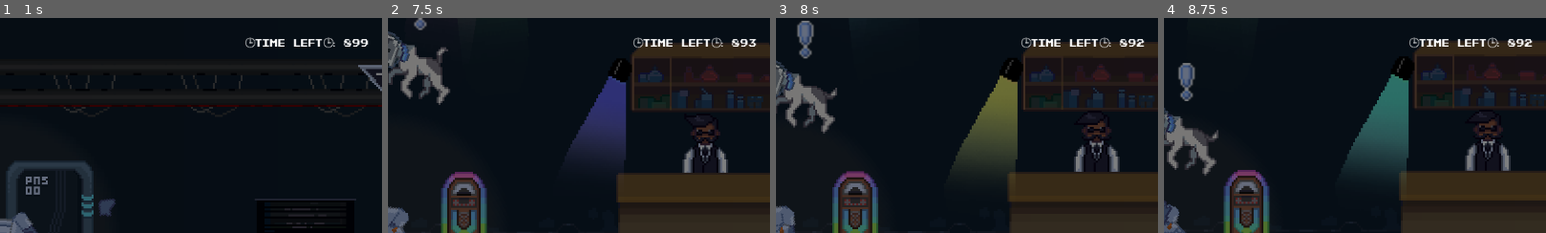
Above: before the commit, frames 1-4 (left to right).
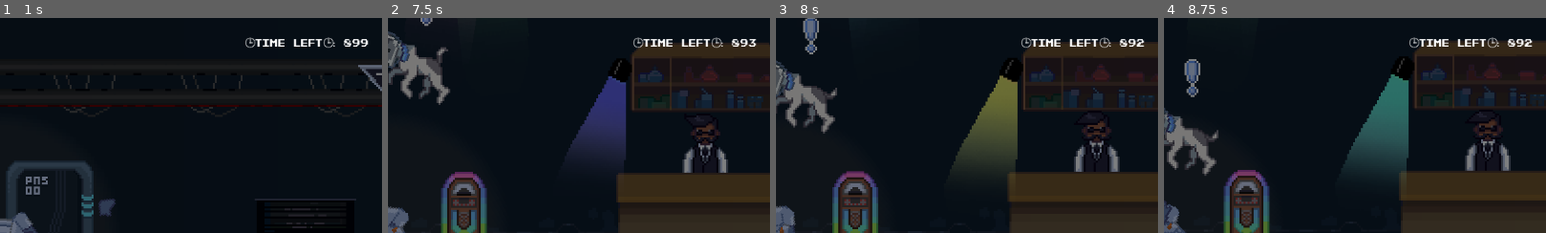
Above: after the commit, the same moments.

Repository: PiotrusWatson/last_party
Game: Godot game, scene res://worlds/piotrus_scene.tscn
Two runs of this game, one before a commit and one after it. Both use one fixed random seed, a clock stepped at 60 frames per second and the inputs below. This scene is started directly instead of the project's main scene.
Inputs (mouse positions are % of the whole screen's width and height, from its top left):
- Up to frame 1 (1 s): move the mouse to (72, 45) at 0.52 s; right-click (72, 45) at 0.6 s
- Up to frame 2 (7.5 s): move the mouse to (30, 55) at 1.27 s; click (30, 55) at 1.35 s; move the mouse to (60, 28) at 2.02 s; tap E (Interact) at 2.1, 4.35, 6.6 s; move the mouse to (45, 70) at 2.77 s; right-click (45, 70) at 2.85 s; move the mouse to (80, 65) at 3.52 s; press the mouse at (80, 65) at 3.53 s; move the mouse to (20, 35) at 4.27 s; release the mouse at (20, 35) at 4.28 s; move the mouse to (55, 50) at 5.02 s; right-click (55, 50) at 5.1 s; move the mouse to (35, 25) at 5.77 s; click (35, 25) at 5.85 s; move the mouse to (72, 45) at 6.52 s; move the mouse to (30, 55) at 7.27 s; right-click (30, 55) at 7.35 s
- Up to frame 3 (8 s): no input
- Up to frame 4 (8.75 s): move the mouse to (60, 28) at 8.02 s; press the mouse at (60, 28) at 8.03 s
The pictures show only the part of the screen within x 50-100%, y 0-50%; the shares and areas given below are measured in that part.

Frame 1 is identical in both runs. In frame 2, 0.2% of the frame differs, in the area x 6-12%, y 0-6%; in frame 3, 0.7%; in frame 4, 0.8%, in the area x 3-10%, y 19-39%.

Commit message:
small changes

Diff:
--- a/prefabs/partygoer/partygoer_SamLake.tscn
+++ b/prefabs/partygoer/partygoer_SamLake.tscn
@@ -21,3 +21,7 @@
 texture_filter = 1
 position = Vector2(0, 0)
 offset = Vector2(-4.295, 10.14)
+
+[node name="Exclamation" parent="." index="9"]
+texture_filter = 1
+position = Vector2(-9, -40)
--- a/prefabs/partygoer/partygoer_SannaMarin.tscn
+++ b/prefabs/partygoer/partygoer_SannaMarin.tscn
@@ -61,3 +61,7 @@
 texture_filter = 1
 position = Vector2(1, 11)
 texture = ExtResource("3_hjm4h")
+
+[node name="Exclamation" parent="." index="9"]
+texture_filter = 1
+position = Vector2(-7, -38)
--- a/prefabs/partygoer/partygoer_dog.tscn
+++ b/prefabs/partygoer/partygoer_dog.tscn
@@ -25,3 +25,7 @@
 position = Vector2(0, 0)
 texture = ExtResource("3_ewddk")
 offset = Vector2(-0.87, -9.92)
+
+[node name="Exclamation" parent="." index="9"]
+texture_filter = 1
+position = Vector2(3, -31)
--- a/prefabs/partygoer/partygoer_peruna.tscn
+++ b/prefabs/partygoer/partygoer_peruna.tscn
@@ -60,3 +60,7 @@
 texture_filter = 1
 position = Vector2(0, 0)
 texture = ExtResource("3_1juu6")
+
+[node name="Exclamation" parent="." index="9"]
+texture_filter = 1
+position = Vector2(1, -37)
--- a/worlds/piotrus_scene.tscn
+++ b/worlds/piotrus_scene.tscn
@@ -30,6 +30,7 @@
 [ext_resource type="Texture2D" uid="uid://djc2aw643xdg0" path="res://sprites/Background/table.png" id="20_ugyn7"]
 [ext_resource type="PackedScene" uid="uid://dx2implnlqytc" path="res://prefabs/props/point_1.tscn" id="22_1mibo"]
 [ext_resource type="AudioStream" uid="uid://q5vgjiybmydh" path="res://Audio/sussy ambience.mp3" id="23_acidh"]
+[ext_resource type="Texture2D" uid="uid://cp8brco5vm418" path="res://sprites/Background/discohandle.png" id="23_fljaa"]
 
 [sub_resource type="TileSetAtlasSource" id="TileSetAtlasSource_i02l5"]
 texture = ExtResource("5_xc60l")
@@ -351,6 +352,8 @@
 [sub_resource type="RectangleShape2D" id="RectangleShape2D_61lya"]
 size = Vector2(15, 13)
 
+[sub_resource type="CircleShape2D" id="CircleShape2D_dvtgs"]
+
 [sub_resource type="Gradient" id="Gradient_n4dxn"]
 
 [sub_resource type="GradientTexture2D" id="GradientTexture2D_pmavj"]
@@ -387,10 +390,11 @@
 [node name="TileMapLayer_Floor" type="TileMapLayer" parent="."]
 z_index = -1
 texture_filter = 1
-tile_map_data = PackedByteArray("AAD7/wEAAAACAAEAAAD7/wIAAAA …(1547 unchanged characters)… r/AAACAAEAAAAAAPr/AAACAAEAAAABAPr/AAACAAEAAAACAPr/AAACAAIAAAADAPr/AAACAAIAAAAEAPr …(23727 unchanged characters)…
+tile_map_data = PackedByteArray("AAD7/wEAAAACAAEAAAD7/wIAAAA …(1547 unchanged characters)… r/AAACAAEAAAAAAPr/AAACAAEAAAABAPr/AAACAAIAAAACAPr/AAACAAIAAAADAPr/AAACAAIAAAAEAPr …(23727 unchanged characters)…
 tile_set = SubResource("TileSet_b871j")
 
 [node name="WorldColliders" type="StaticBody2D" parent="."]
+visible = false
 
 [node name="CollisionShape2D" type="CollisionShape2D" parent="WorldColliders"]
 position = Vector2(155, 121)
@@ -824,6 +828,19 @@
 position = Vector2(0.5, 0.5)
 shape = SubResource("RectangleShape2D_61lya")
 
+[node name="Discoball" type="Sprite2D" parent="Flavour"]
+light_mask = 0
+texture_filter = 1
+position = Vector2(691, -238)
+texture = ExtResource("23_fljaa")
+
+[node name="StaticBody2D" type="StaticBody2D" parent="Flavour/Discoball"]
+position = Vector2(-1, 7)
+
+[node name="CollisionShape2D" type="CollisionShape2D" parent="Flavour/Discoball/StaticBody2D"]
+position = Vector2(1, 2)
+shape = SubResource("CircleShape2D_dvtgs")
+
 [node name="DarkEffect" type="Sprite2D" parent="."]
 modulate = Color(0.00392157, 0.027451, 0.0588235, 0.513726)
 z_index = 5
@@ -902,28 +919,28 @@
 
 [node name="TextureRect3" type="TextureRect" parent="."]
 z_index = -1
-offset_left = 1553.0
+offset_left = 1710.0
 offset_top = -428.0
-offset_right = 2056.0
-offset_bottom = 1390.0
+offset_right = 2213.0
+offset_bottom = 1547.0
 rotation = 1.56946
 texture = SubResource("GradientTexture2D_h83uk")
 
 [node name="TextureRect4" type="TextureRect" parent="."]
 z_index = -1
-offset_left = -269.0
-offset_top = 300.0
-offset_right = 234.0
-offset_bottom = 2118.0
+offset_left = -268.0
+offset_top = 354.0
+offset_right = 289.0
+offset_bottom = 2352.0
 rotation = 4.70375
 texture = SubResource("GradientTexture2D_h83uk")
 
 [node name="TextureRect5" type="TextureRect" parent="."]
 z_index = -1
-offset_left = 1553.0
-offset_top = 277.0
-offset_right = 1864.0
-offset_bottom = 991.0
+offset_left = 1734.0
+offset_top = 273.0
+offset_right = 2226.0
+offset_bottom = 987.0
 rotation = 3.11802
 texture = SubResource("GradientTexture2D_h83uk")
 
Binary file added: sprites/Background/discohandle.png
Not shown, added: sprites/Background/discohandle.png.import
Not shown: 1 places in worlds/piotrus_scene.tscn that only renumber resources
